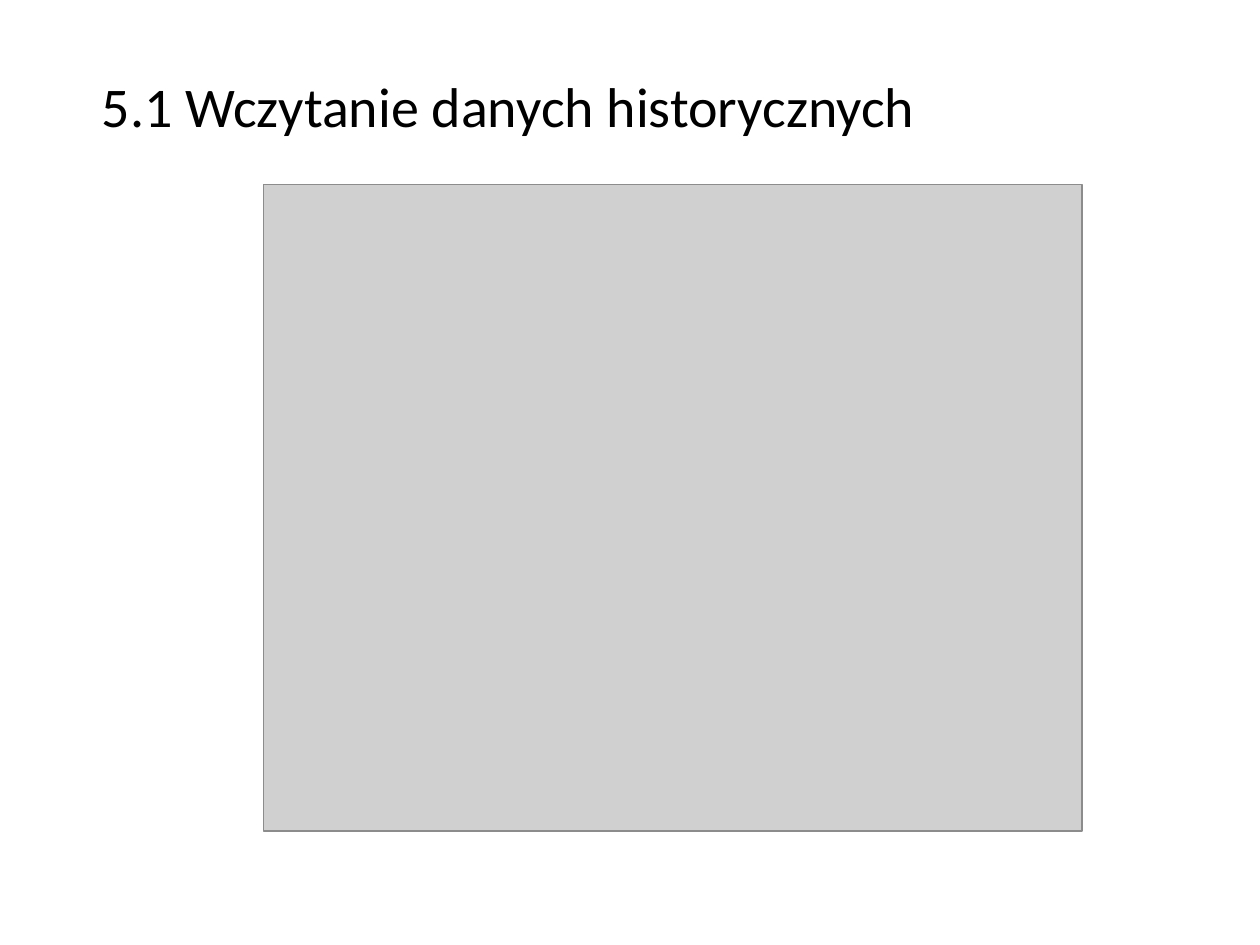
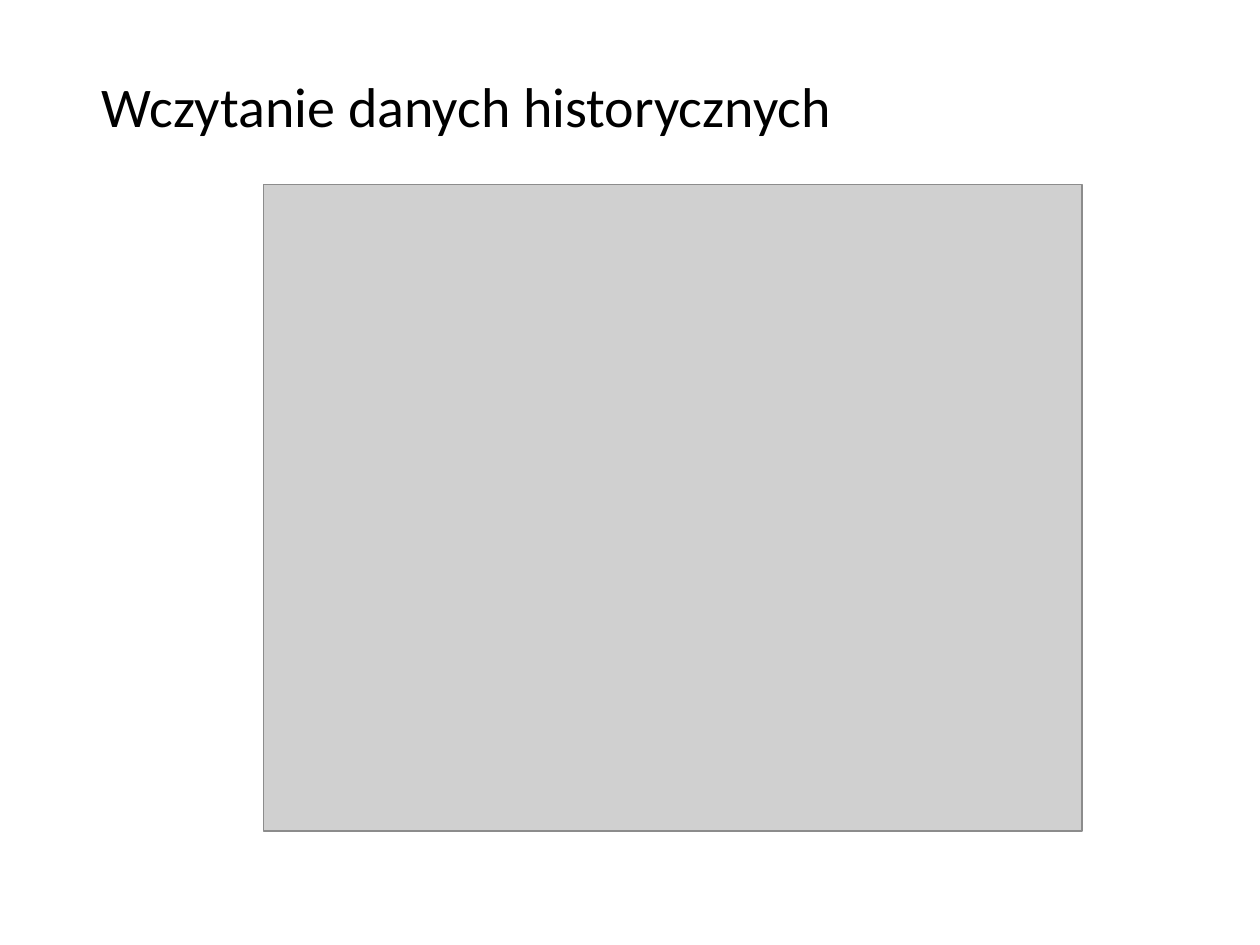
Before and after one commit to r-zareba/praca_inzynierska, a slide deck: slide 13 of 238657_prezentacja.pptx (slide 14 before the commit). Drawn at 1260x945 pixels with LibreOffice and Linux fonts; fonts in the diff are those of the drawing; grey boxes stand for pictures; background and template pictures are left out. Boxes give left, top, right and bottom in pixels: in the first picture for what was removed or moved away, otherwise in the second. Text is boxed around its words. In the diff, an @@ line names an element or a change of style, - is before the commit and + after.

```diff
--- a/238657_prezentacja.pptx
+++ b/238657_prezentacja.pptx
@@ text at (102, 88, 831, 136): text changed @@
-5.1 Wczytanie danych historycznych
+Wczytanie danych historycznych
```
Also in this commit, not shown: 6 other slides changed, 3 slides added, 4 slides removed, 1 other file.
